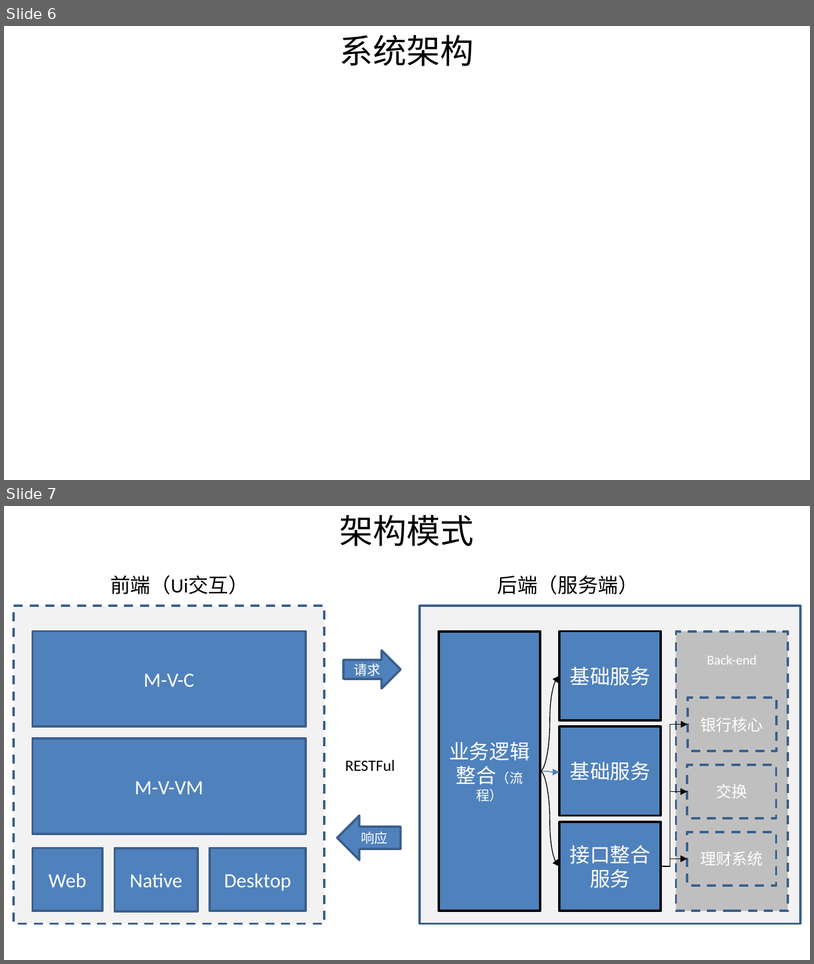
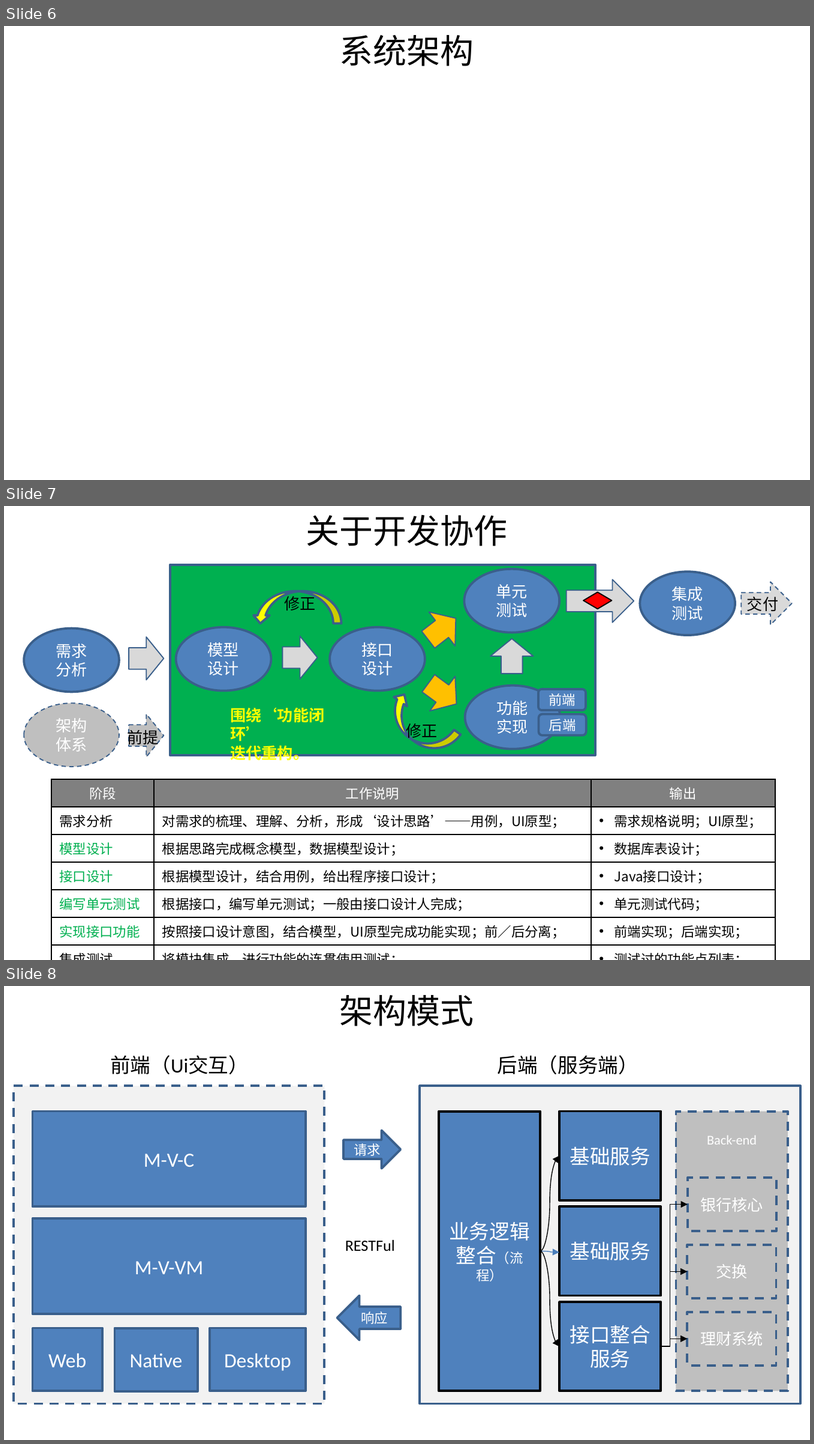
Before and after one commit to shiyunlai/tistools, a slide deck: TIStools.pptx. Shown one above the other, each under a label of ours: slides 6 and 7 before the commit, slides 6, 7 and 8 after it. The pictures are 814x964 and 814x1444 pixels, drawn with LibreOffice and Linux fonts; fonts in the diff are those of the drawing. Boxes give left, top, right and bottom in pixels: in the first picture for what was removed or moved away, otherwise in the second. Text is boxed around its words. In the diff, an @@ line names an element or a change of style, - is before the commit and + after.

Commit message:
记录“开发协作”

```diff
--- a/TIStools.pptx
+++ b/TIStools.pptx
@@ slide 7 added at (4,506,810,960), background #FFFFFF @@
@@ text added at (306,515,508,546), 30 pt, text #000000 @@
+关于开发协作
@@ group added at (24,565,792,766): 8 right arrows, 7 ellipses, 5 texts, 2 curved up arrows, 2 rounded rectangles, 1 rectangle, 1 diamond @@
+需求
+分析
+模型
+设计
+接口
+设计
+单元
+测试
+功能
+实现
+集成
+测试
+前端
+后端
+架构
+体系
+修正
+修正
+前提
+交付
+围绕‘功能闭环’
+迭代重构。
@@ table added at (51,780,776,949), 7 rows, 3 columns @@
+阶段 | 工作说明 | 输出
+需求分析 | 对需求的梳理、理解、分析，形成‘设计思路’——用例，UI原型； | 需求规格说明；UI原型；
+模型设计 | 根据思路完成概念模型，数据模型设计； | 数据库表设计；
+接口设计 | 根据模型设计，结合用例，给出程序接口设计； | Java接口设计；
+编写单元测试 | 根据接口，编写单元测试；一般由接口设计人完成； | 单元测试代码；
+实现接口功能 | 按照接口设计意图，结合模型，UI原型完成功能实现；前／后分离； | 前端实现；后端实现；
+集成测试 | 将模块集成，进行功能的连贯使用测试； | 测试过的功能点列表；
@@ what was slide 7 is now slide 8 @@
```
Also in this commit, not shown: 2 slides changed, 1 other file.
